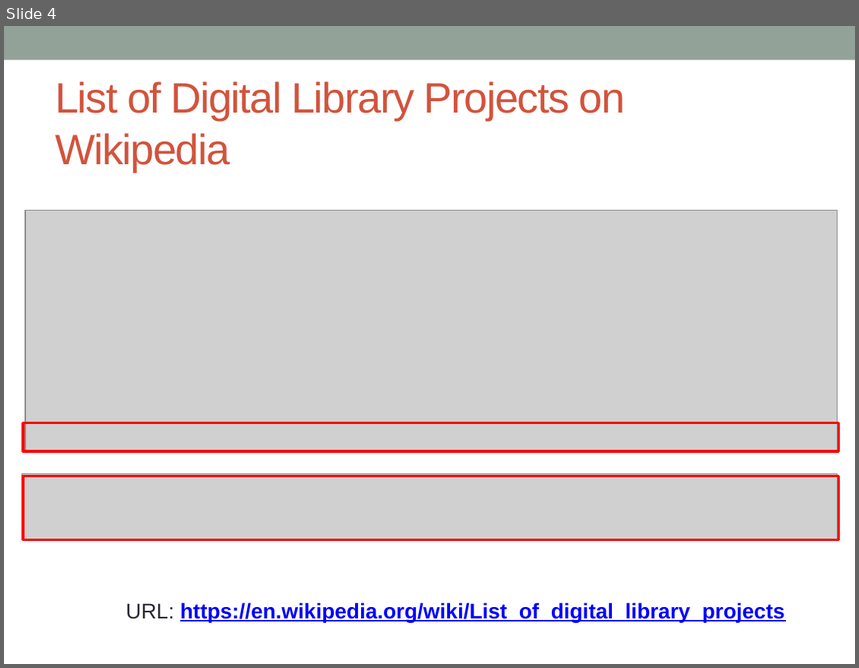
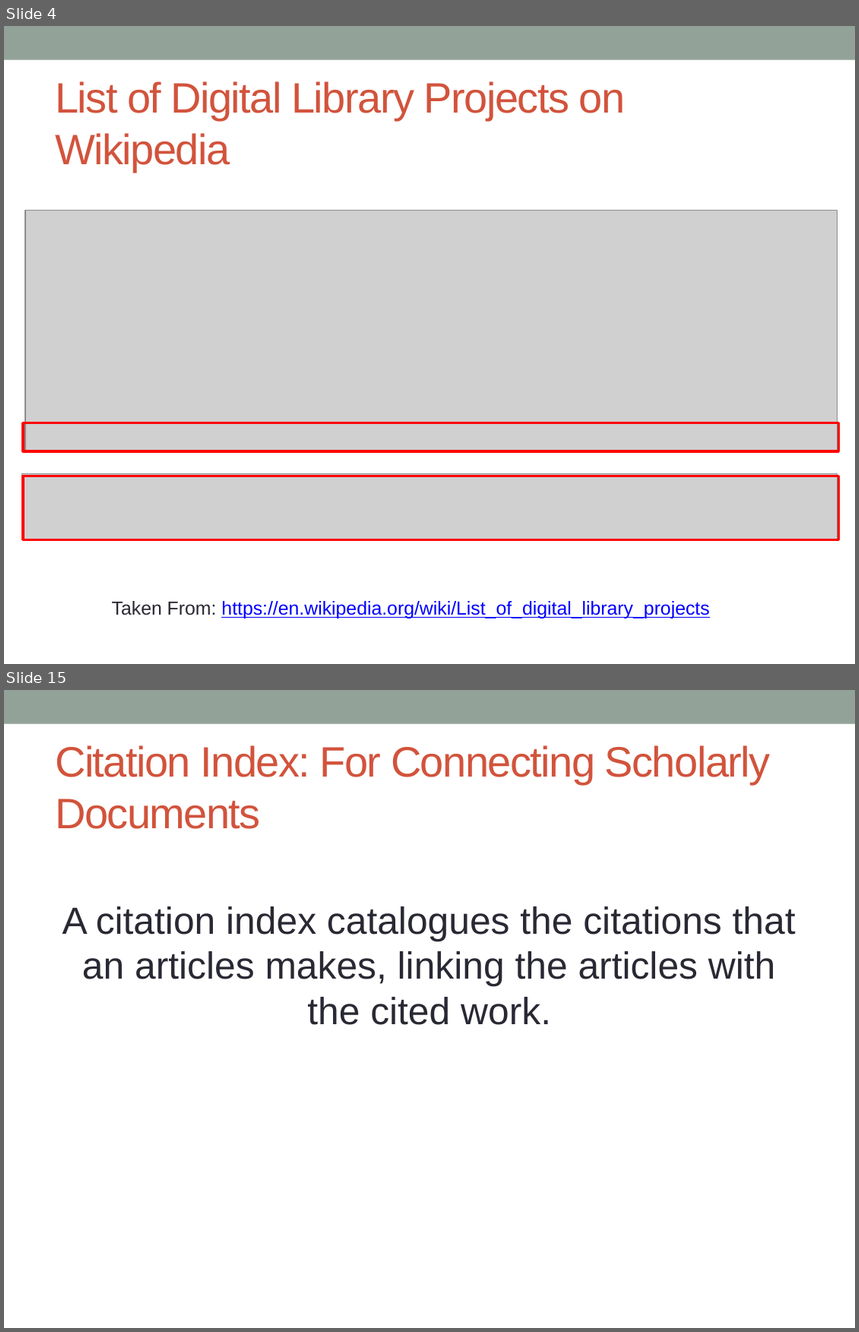
Before and after one commit to naumansiddiqui4/Mining-Scholarly-Big-Data, a slide deck: Digital libraries, repositories, and search engines.pptx. Shown one above the other, each under a label of ours: slide 4 before the commit, slides 4 and 15 after it; the slides between them are not shown. The pictures are 859x668 and 859x1332 pixels, drawn with LibreOffice and Linux fonts; fonts in the diff are those of the drawing; grey boxes stand for pictures. Boxes give left, top, right and bottom in pixels: in the first picture for what was removed or moved away, otherwise in the second. Text is boxed around its words. In the diff, an @@ line names an element or a change of style, - is before the commit and + after.

```diff
--- a/Digital libraries, repositories, and search engines.pptx
+++ b/Digital libraries, repositories, and search engines.pptx
@@ slide 15 added at [4,690,855,1328], background #FFFFFF; not listed: 1 template element that a slide beside it also shows @@
@@ title added at [55,745,771,829], 36 pt, text #D2533C @@
+Citation Index: For Connecting Scholarly Documents
@@ text added at [63,907,796,1025], 32 pt, text #292934 @@
+A citation index catalogues the citations that an articles makes, linking the articles with the cited work.
@@ slide 4 changed as well @@
@@ text at [112,601,709,619]: text changed; size 18 to 16 pt; bold off @@
-URL: https://en.wikipedia.org/wiki/List_of_digital_library_projects
+Taken From: https://en.wikipedia.org/wiki/List_of_digital_library_projects
```
Also in this commit, not shown: 2 other slides changed, 22 other slides added, 2 slides removed.
